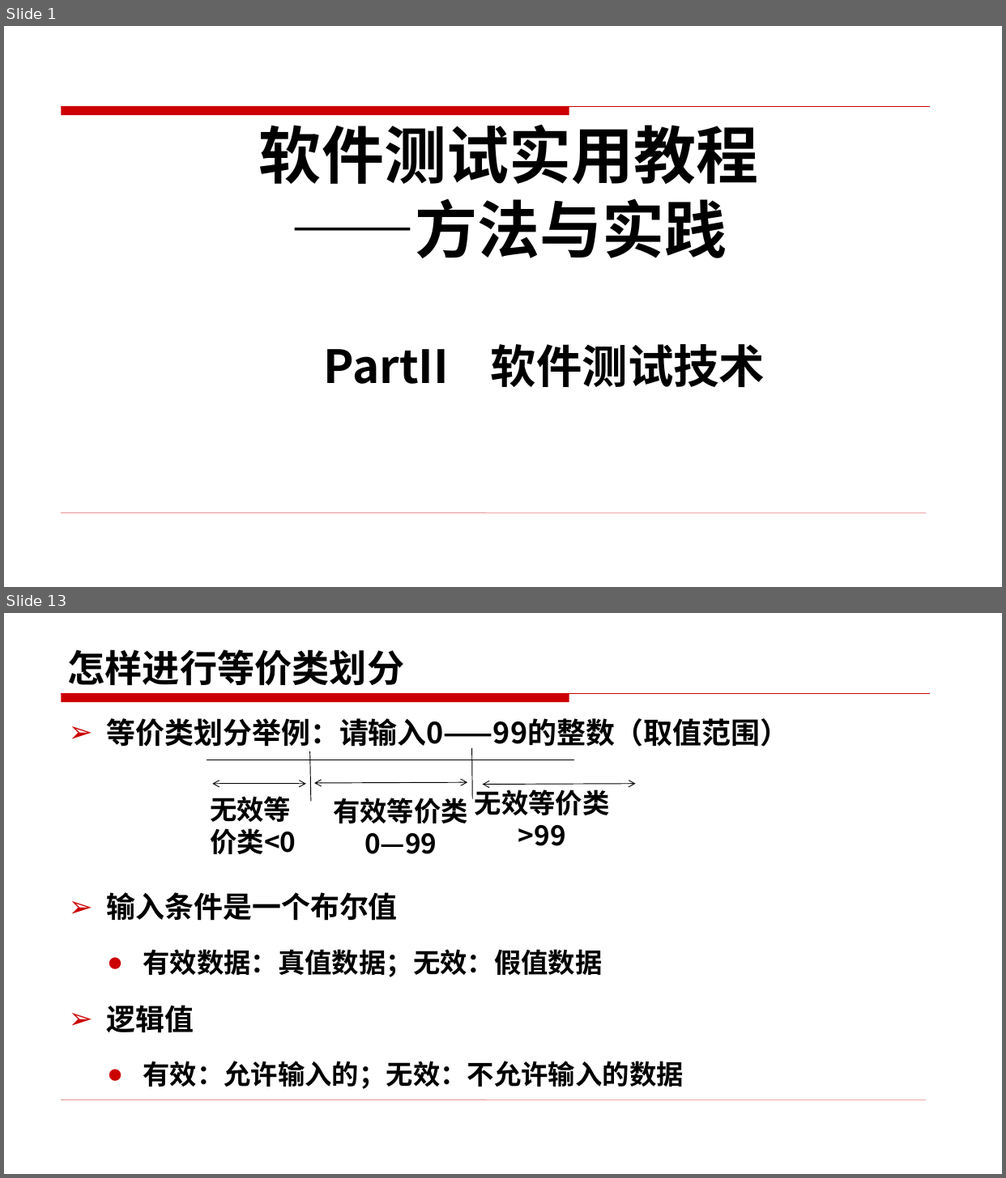
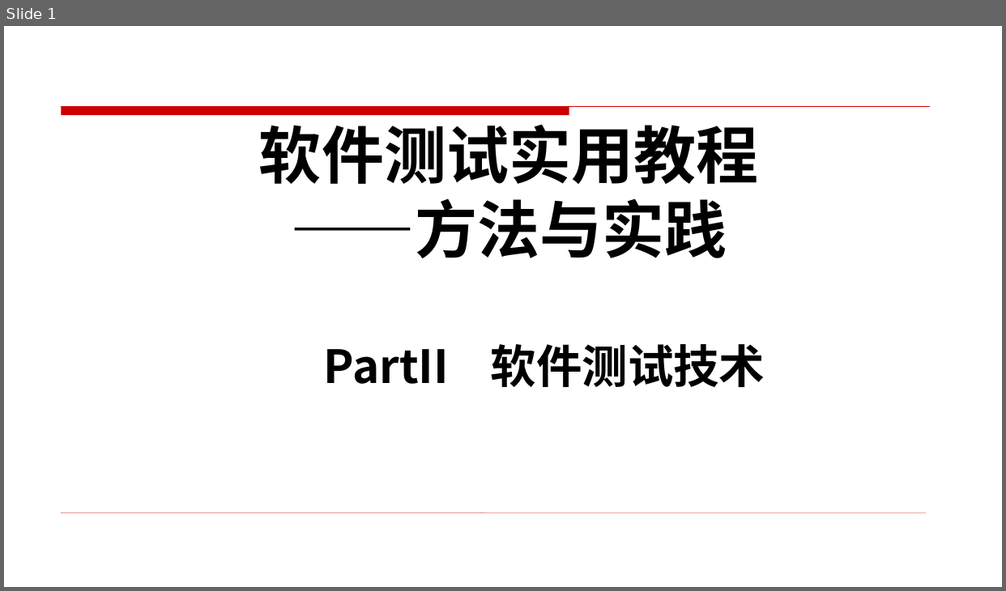
Before and after one commit to changlingling123/Base-of-Testing-2018, a slide deck: 第二部分 软件测试技术/3.1黑盒测试技术——等价类（书上3.3）.pptx. Shown one above the other, each under a label of ours: slides 1 and 13 before the commit, slide 1 after it; the slides between them are not shown. The pictures are 1006x1178 and 1006x591 pixels, drawn with LibreOffice and Linux fonts; fonts in the diff are those of the drawing; background and template pictures are left out. Boxes give left, top, right and bottom in pixels: in the first picture for what was removed or moved away, otherwise in the second. Text is boxed around its words. In the diff, an @@ line names an element or a change of style, - is before the commit and + after.

```diff
--- a/第二部分 软件测试技术/3.1黑盒测试技术——等价类（书上3.3）.pptx
+++ b/第二部分 软件测试技术/3.1黑盒测试技术——等价类（书上3.3）.pptx
@@ slide 13 removed at (x1=4, y1=613, x2=1002, y2=1174), background #FFFFFF; not listed: 2 template elements that a slide beside it also shows @@
@@ title removed at (x1=67, y1=649, x2=404, y2=686) @@
-怎样进行等价类划分
@@ text removed at (x1=107, y1=718, x2=789, y2=1089) @@
-➢ 等价类划分举例：请输入0——99的整数（取值范围）
-➢ 输入条件是一个布尔值
-  ● 有效数据：真值数据；无效：假值数据
-➢ 逻辑值
-  ● 有效：允许输入的；无效：不允许输入的数据
@@ line removed from (310, 752) to (311, 802) @@
@@ line removed from (472, 748) to (473, 798) @@
@@ line removed from (206, 760) to (573, 760) @@
@@ double arrow removed from (315, 783) to (467, 782) @@
@@ text removed at (x1=210, y1=796, x2=296, y2=854) @@
-无效等价类<0
@@ double arrow removed from (212, 784) to (305, 784) @@
@@ text removed at (x1=333, y1=798, x2=468, y2=854) @@
-有效等价类
-0—99
@@ text removed at (x1=475, y1=786, x2=610, y2=846) @@
-无效等价类
->99
@@ double arrow removed from (483, 785) to (636, 784) @@
```
Also in this commit, not shown: 28 slides changed, 9 slides added, 17 other slides removed.
